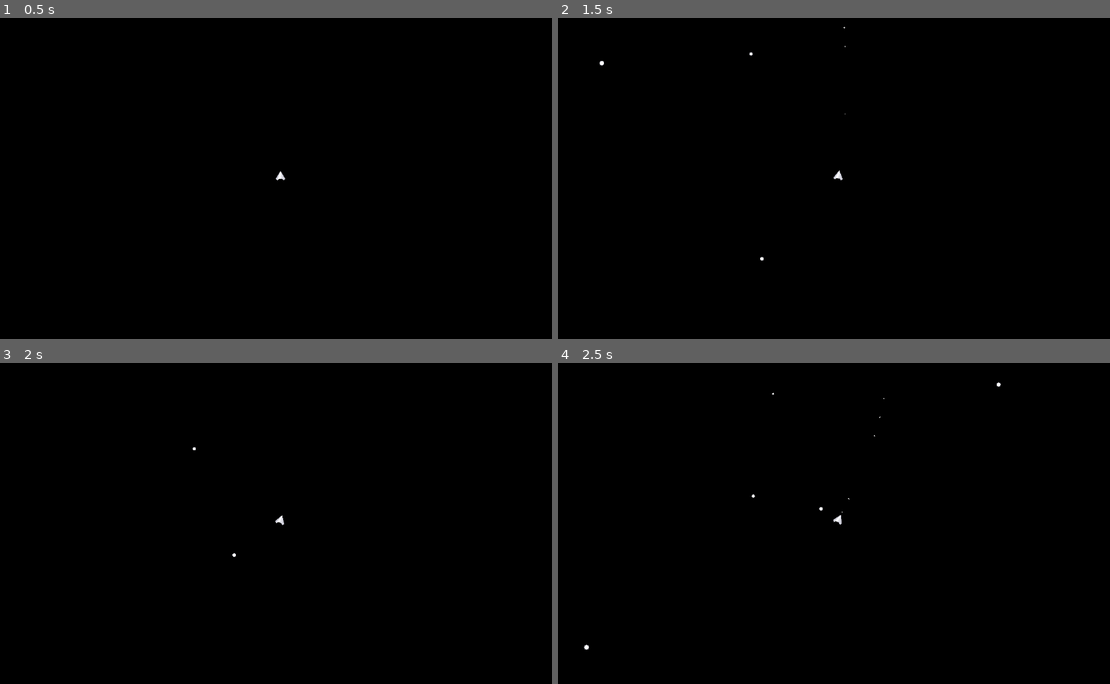
Above: before the commit, frames 1-4 (two rows, left to right).
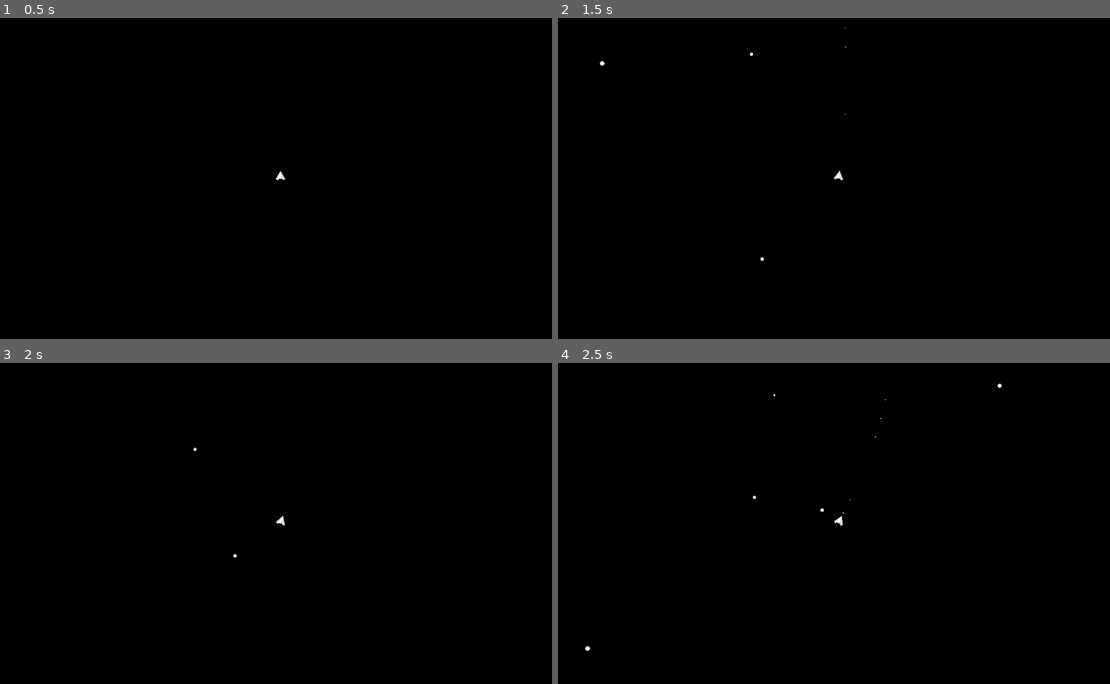
Above: after the commit, the same moments.

Repository: burakalp34/Game-Jam
Game: Godot game, scene res://Scenes/space.tscn
Same seed, same stepped clock (60 frames per second), same inputs: the game is played once before the commit and once after it. This scene is started directly instead of the project's main scene.
Inputs (mouse positions are in pixels of both pictures, inside the frame that each line leads up to):
- Up to frame 1 (0.5 s): no input
- Up to frame 2 (1.5 s): tap Enter at 0.5 s; move the mouse to (966, 162) at 0.52 s; hold Space (Shoot) 0.53-1.28 s; hold D (Turn Right) from 0.53 s (still down); tap W (Thrusters) at 0.77 s; move the mouse to (723, 194) at 1.27 s; click (723, 194) at 1.35 s
- Up to frame 3 (2 s): keep holding D (Turn Right); tap W (Thrusters) at 1.52 s
- Up to frame 4 (2.5 s): move the mouse to (894, 452) at 2.02 s; release D (Turn Right) at 2.03 s; hold A (Turn Left) from 2.03 s (still down); hold Space (Shoot) from 2.03 s (still down)

Frame 1 is identical in both runs. In frame 2, less than 0.1% of the frame differs, in the area x 7-53%, y 2-76%; in frame 3, less than 0.1%; in frame 4, less than 0.1%, in the area x 4-81%, y 6-90%.

Commit message:
Planet Generation

Diff:
--- a/Scenes/bullet.tscn
+++ b/Scenes/bullet.tscn
@@ -6,7 +6,7 @@
 radius = 8.0
 
 [node name="Bullet" type="RigidBody2D"]
-collision_mask = 2
+collision_mask = 3
 gravity_scale = 0.0
 
 [node name="Sprite2D" type="Sprite2D" parent="."]
--- /dev/null
+++ b/Scenes/planet.tscn
@@ -0,0 +1,22 @@
+[gd_scene load_steps=4 format=3 uid="uid://diw8tkgml7ihg"]
+
+[ext_resource type="Texture2D" uid="uid://b820vbiducb7a" path="res://Sprites/Planet Parts/sphere2.png" id="1_vpe2g"]
+[ext_resource type="Texture2D" uid="uid://pt2fhd6o2evh" path="res://Sprites/Planet Parts/noise24.png" id="2_m0iey"]
+
+[sub_resource type="CircleShape2D" id="CircleShape2D_vpe2g"]
+radius = 256.0
+
+[node name="StaticBody2D" type="StaticBody2D"]
+
+[node name="Surface" type="Sprite2D" parent="."]
+modulate = Color(1, 0, 0, 1)
+scale = Vector2(0.5, 0.5)
+texture = ExtResource("1_vpe2g")
+
+[node name="Clouds" type="Sprite2D" parent="."]
+scale = Vector2(0.5, 0.5)
+texture = ExtResource("2_m0iey")
+
+[node name="CollisionShape2D" type="CollisionShape2D" parent="."]
+visible = false
+shape = SubResource("CircleShape2D_vpe2g")
--- a/Scenes/space.tscn
+++ b/Scenes/space.tscn
@@ -6,8 +6,9 @@
 [node name="Space" type="Node2D"]
 script = ExtResource("1_p3ued")
 
-[node name="Camera2D" type="Camera2D" parent="."]
-zoom = Vector2(0.2, 0.2)
-
 [node name="Spaceship" parent="." instance=ExtResource("1_0ll74")]
 position = Vector2(-16, -28)
+
+[node name="Camera2D" type="Camera2D" parent="Spaceship"]
+position = Vector2(16, 28)
+zoom = Vector2(0.2, 0.2)
--- a/Scripts/GameController.gd
+++ b/Scripts/GameController.gd
@@ -2,6 +2,7 @@
 
 @onready var player = $Spaceship
 @onready var asteroid = preload("res://Scenes/asteroid.tscn")
+@onready var planet = preload("res://Scenes/planet.tscn")
 
 var asteroidSpawnRadius = 3000
 var defaultCooldown = 1
@@ -10,7 +11,8 @@
 
 # Called when the node enters the scene tree for the first time.
 func _ready() -> void:
-	pass # Replace with function body.
+	#print(GenerateZone(Vector2(0, 0), 25))
+	GenerateZone(Vector2(0, 0), 5)
 
 
 # Called every frame. 'delta' is the elapsed time since the previous frame.
@@ -31,7 +33,7 @@
 		secondAngle -= 2 * PI
 
 	var firstPos = Vector2(cos(firstAngle), sin(firstAngle)) * radius + player.global_position
-	print(firstPos)
+	#print(firstPos)
 	var secondPos = Vector2(cos(secondAngle), sin(secondAngle)) * radius + player.global_position
 
 	var dirVector = (secondPos - firstPos).normalized()
@@ -50,5 +52,175 @@
 	add_child(go)
 	#print("Asteroid!")
 
-func generatePlanet():
-	pass
+#Time to describe how I'll deal with our little planets!
+
+var zones = []
+#zones contains a bunch of 'zone' arrays, meant to cover wide areas
+
+#each zone will have the following items:
+#0: Position Vector2
+#1: array of 'planet' arrays
+
+#each planet array will have the following items:
+#0: Position Vector2
+#1: gravity of planet in g
+#2: sphere of influence of planet, calculated as a function of the gravity
+#3: node pointing to the object representing it
+#4: surface color index
+#5: cloud noise index
+
+var zoneSize = 10000
+#The size of all zones in game
+var zoneLimit = 5000
+#The distance where a new zone will be generated
+
+var cloudNoise = [
+	"res://Sprites/Planet Parts/noise00.png",
+	"res://Sprites/Planet Parts/noise01.png",
+	"res://Sprites/Planet Parts/noise02.png",
+	"res://Sprites/Planet Parts/noise03.png",
+	"res://Sprites/Planet Parts/noise04.png",
+	"res://Sprites/Planet Parts/noise05.png",
+	"res://Sprites/Planet Parts/noise06.png",
+	"res://Sprites/Planet Parts/noise07.png",
+	"res://Sprites/Planet Parts/noise08.png",
+	"res://Sprites/Planet Parts/noise09.png",
+	"res://Sprites/Planet Parts/noise10.png",
+	"res://Sprites/Planet Parts/noise11.png",
+	"res://Sprites/Planet Parts/noise12.png",
+	"res://Sprites/Planet Parts/noise13.png",
+	"res://Sprites/Planet Parts/noise14.png",
+	"res://Sprites/Planet Parts/noise15.png",
+	"res://Sprites/Planet Parts/noise16.png",
+	"res://Sprites/Planet Parts/noise17.png",
+	"res://Sprites/Planet Parts/noise18.png",
+	"res://Sprites/Planet Parts/noise19.png",
+	"res://Sprites/Planet Parts/noise20.png",
+	"res://Sprites/Planet Parts/noise21.png",
+	"res://Sprites/Planet Parts/noise22.png",
+	"res://Sprites/Planet Parts/noise23.png",
+	"res://Sprites/Planet Parts/noise24.png",
+	"res://Sprites/Planet Parts/noise25.png",
+	"res://Sprites/Planet Parts/noise26.png",
+	"res://Sprites/Planet Parts/noise27.png"
+]
+var possibleColors = [
+	Color.BLUE,
+	Color.GREEN,
+	Color.RED,
+	Color.YELLOW,
+	Color.ORANGE_RED,
+	Color.BROWN,
+	Color.BURLYWOOD,
+	Color.DARK_GOLDENROD,
+	Color.DARK_OLIVE_GREEN,
+	Color.KHAKI,
+	Color.PINK
+]
+
+func GenerateZone(pos, planetCount):
+	var zoneArray = []
+
+	zoneArray.append(pos)
+
+	var planetsArray = []
+
+	for i in range(planetCount):
+		planetsArray.append(GeneratePlanet(pos))
+
+	zoneArray.append(planetsArray)
+
+	#print(planetsArray == SeperatePlanets(planetsArray, 1000))
+	var storage = planetsArray
+	planetsArray = SeperatePlanets(planetsArray, 1000)
+	print(storage == planetsArray)
+
+	return zoneArray
+
+func GeneratePlanet(rootPos):
+	var planetArray = []
+
+	#Generating position
+	planetArray.append(Vector2(randf_range(rootPos.x - zoneSize, rootPos.x + zoneSize), randf_range(rootPos.y - zoneSize, rootPos.y + zoneSize)))
+
+	#Generating gravity
+	planetArray.append(randf_range(0.5, 1.5))
+
+	#Generating sphere of influence
+	planetArray.append(planetArray[1] * 40)
+
+	#Generating planet node
+	var newPlanet = planet.instantiate()
+	planetArray.append(newPlanet)
+	newPlanet.position = planetArray[0]
+
+	var surfaceTexture = newPlanet.get_node("Surface")
+	var cloudTexture = newPlanet.get_node("Clouds")
+
+	var colorIndex = randi_range(0, len(possibleColors) - 1)
+	var cloudIndex = randi_range(0, len(cloudNoise) - 1)
+
+	surfaceTexture.modulate = possibleColors[colorIndex]
+	cloudTexture.texture = load(cloudNoise[cloudIndex])
+
+	add_child(newPlanet)
+
+	#Generating surface color index
+	planetArray.append(colorIndex)
+
+	#Generating cloud noise index
+	planetArray.append(cloudIndex)
+
+	return planetArray
+
+func SeperatePlanets(planets, minDist):
+	#Makes sure planets are a certain distance apart from each other
+	var testsSucceeded = 0
+	var newPlanets = planets
+	var planetsToReturn = planets
+	var index = 0
+	var limit = 10 #how many times the function will attempt to find a solution
+
+	#print("Obviously I'm here...")
+	while testsSucceeded != len(planets):
+		#print("I should be here too?.. index: " + str(index))
+		if(index >= limit):
+			print("oh :(")
+			print(testsSucceeded)
+			print(len(planets))
+			#planetsToReturn = planets
+			break
+
+		testsSucceeded = 0
+		newPlanets = planetsToReturn
+		planetsToReturn = []
+
+		for i in newPlanets:
+			#print("Alright, I'm in the first loop...")
+			var listToAdd = i
+			for j in newPlanets:
+				#print("Second loop as well...")
+				if i[0] != j[0]:
+					if i[0].distance_to(j[0]) < minDist:
+						#print(str(i[0]) + " and " + str(j[0]) + " are too close together!")
+						var randAngle = randf_range(-PI / 6, PI / 6) + (j[0]  - i[0]).angle()
+						var dirVector = Vector2(cos(randAngle), sin(randAngle))
+						i[0] = dirVector * minDist
+						#print("So we turned it into " + str(i[0]) + " :D")
+						listToAdd = []
+						for k in i:
+							listToAdd.append(k)
+			planetsToReturn.append(listToAdd)
+
+		for i in planetsToReturn:
+			var insiderSuccessAmount = 0
+			for j in planetsToReturn:
+				if i[0].distance_to(j[0]) >= minDist:
+					insiderSuccessAmount += 1
+			if insiderSuccessAmount == len(newPlanets):
+				testsSucceeded += 1
+
+		index += 1
+
+	#print(planetsToReturn)
+	return planetsToReturn
--- a/Scripts/SpaceshipController.gd
+++ b/Scripts/SpaceshipController.gd
@@ -26,6 +26,8 @@
 
 # Called every frame. 'delta' is the elapsed time since the previous frame.
 func _process(delta: float) -> void:
+	#print($".".position)
+
 	if(thrustersFiring):
 		$".".apply_force(-transform.y * thrust)
 
